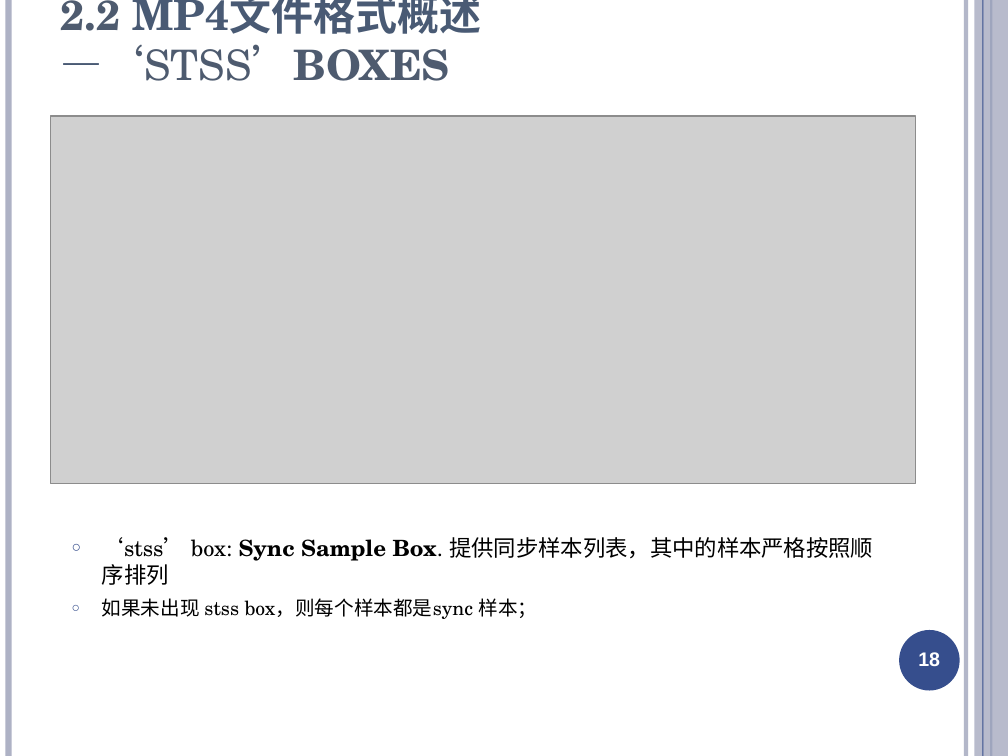
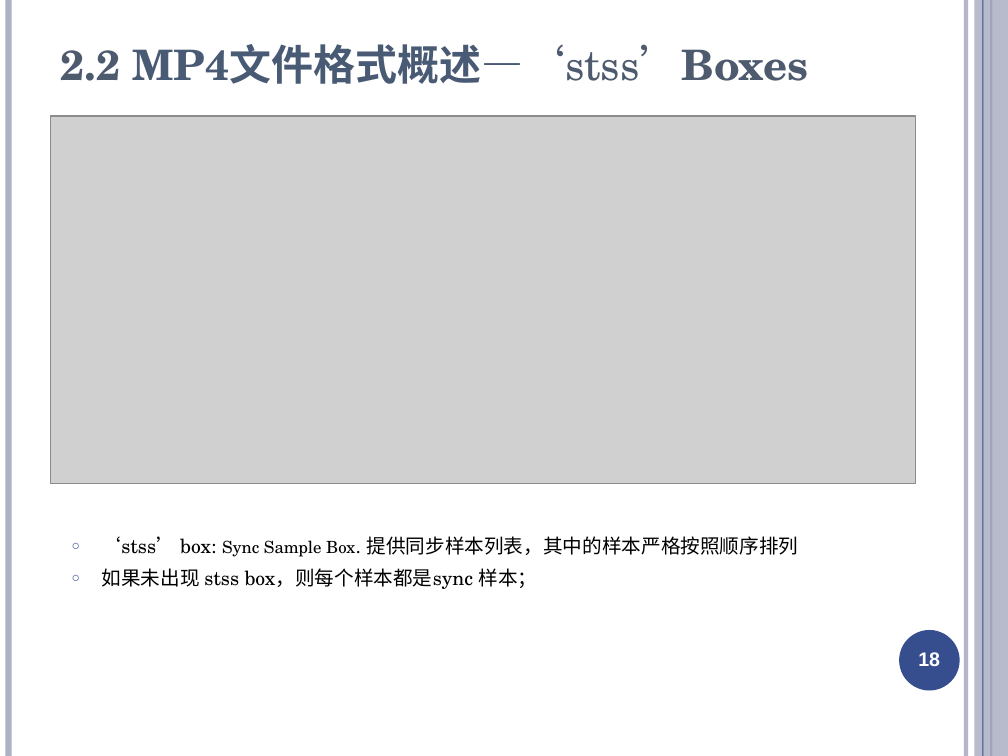
Before and after one commit to ty6815/AvStackDocs, a slide deck: slide 18 of media format/mp4/Fmp4文件格式介绍.ppt. Drawn at 1008x756 pixels with LibreOffice and Linux fonts; fonts in the diff are those of the drawing; grey boxes stand for pictures. Boxes give left, top, right and bottom in pixels: in the first picture for what was removed or moved away, otherwise in the second. Text is boxed around its words. In the diff, an @@ line names an element or a change of style, - is before the commit and + after.

```diff
--- a/media format/mp4/Fmp4文件格式介绍.ppt
+++ b/media format/mp4/Fmp4文件格式介绍.ppt
@@ title at bbox=[60, 44, 808, 84]: text changed @@
-2.2 MP4文件格式概述—‘STSS’BOXES
+2.2 MP4文件格式概述—‘stss’Boxes
@@ text at bbox=[102, 536, 799, 557]: size 16 to 14 pt in "‘stss’ box: Box. 提供同步样本列表，其中的样本严格按照顺序排列"; size 16 to 12 pt, bold off in "Sync Sample Box." @@
```
Also in this commit, not shown: 31 other slides changed, 19 other files.
